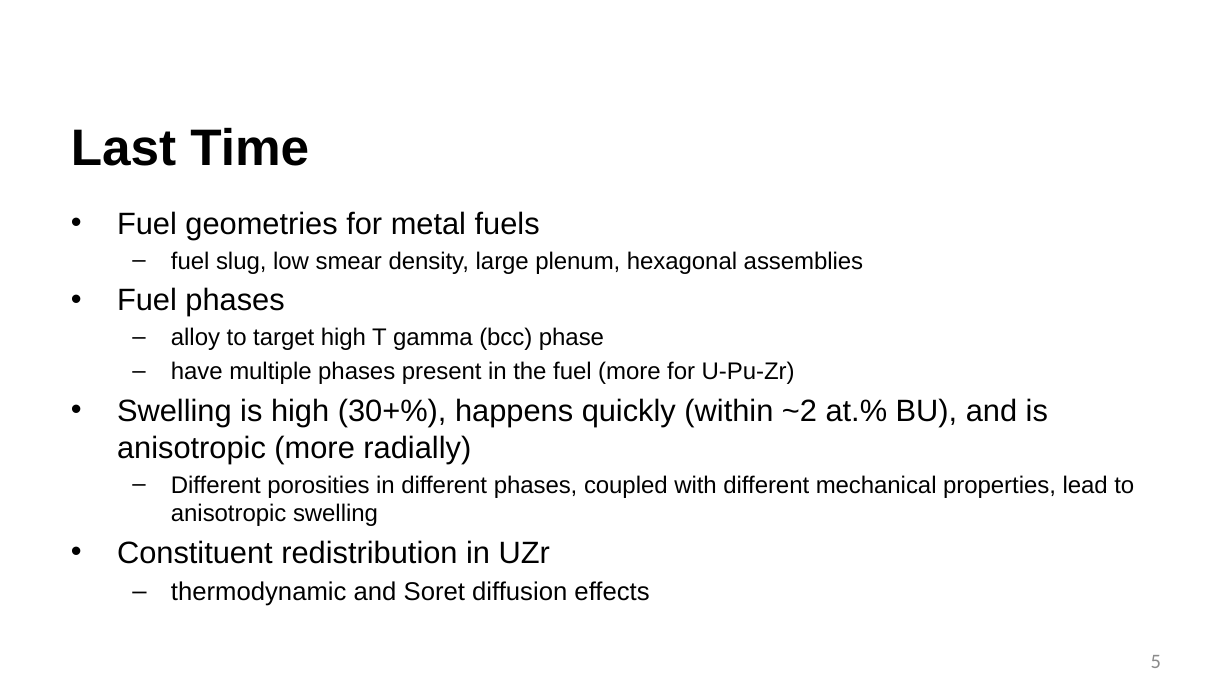
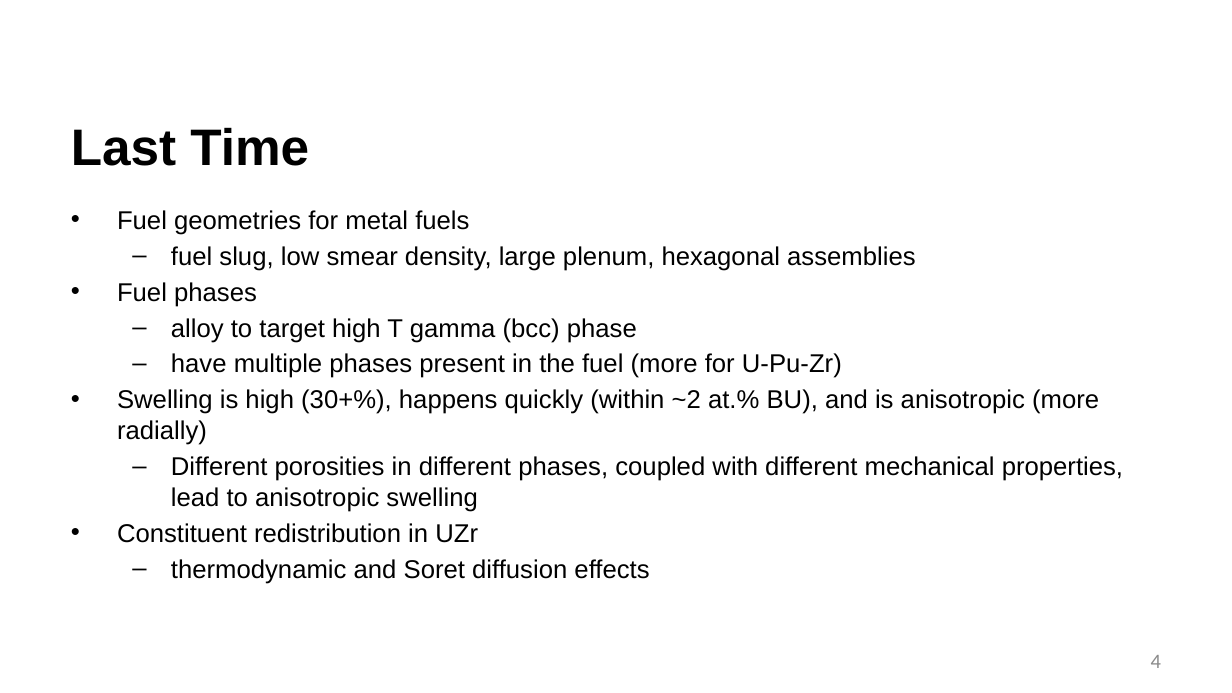
Before and after one commit to benbeeler/TEACHING, a slide deck: slide 4 of Advanced Reactor Materials/Fall2026/Lec10_SFRs.pptx (slide 5 before the commit). Drawn at 1232x693 pixels with LibreOffice and Linux fonts; fonts in the diff are those of the drawing; background and template pictures are left out. Boxes give left, top, right and bottom in pixels: in the first picture for what was removed or moved away, otherwise in the second. Text is boxed around its words. In the diff, an @@ line names an element or a change of style, - is before the commit and + after.

```diff
--- a/Advanced Reactor Materials/Fall2026/Lec10_SFRs.pptx
+++ b/Advanced Reactor Materials/Fall2026/Lec10_SFRs.pptx
@@ text at <box>117,210,1123,543</box>: size 24 to 20 pt in "Fuel geometries for metal fuels", "Fuel phases", "Swelling is high (30+%), happens quickly (within ...", "Constituent redistribution in UZr"; size 18.7 to 20 pt in "fuel slug, low smear density, large plenum, ...", "alloy to target high T gamma (bcc) ...", "have multiple phases present in the fuel ...", "Different porosities in different phases, coupled with ..." @@
@@ page number at <box>1151,655,1161,668</box>: text changed @@
-5
+4
```
Also in this commit, not shown: 1 other slide changed, 6 slides removed, 6 other files.
